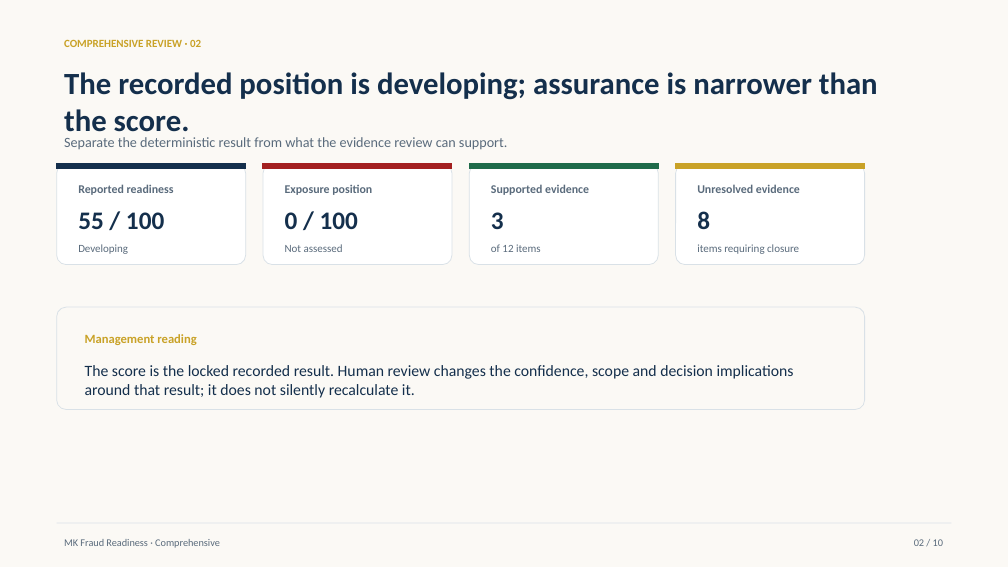
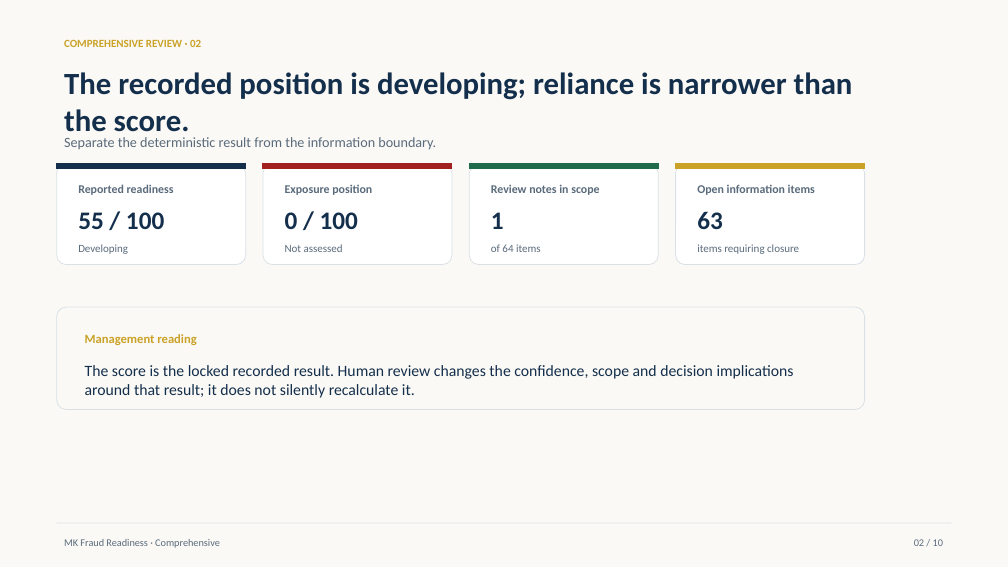
Before and after one commit to Tondani1995/mk-fraud-readiness-score, a slide deck: slide 2 of outputs/commercial-quality/comprehensive-executive-presentation.pptx. Drawn at 1008x567 pixels with LibreOffice and Linux fonts; fonts in the diff are those of the drawing. Boxes give left, top, right and bottom in pixels: in the first picture for what was removed or moved away, otherwise in the second. Text is boxed around its words. In the diff, an @@ line names an element or a change of style, - is before the commit and + after.

```diff
--- a/outputs/commercial-quality/comprehensive-executive-presentation.pptx
+++ b/outputs/commercial-quality/comprehensive-executive-presentation.pptx
@@ text at (64,72,853,139): text changed @@
-The recorded position is developing; assurance is narrower than the score.
+The recorded position is developing; reliance is narrower than the score.
@@ text at (64,137,436,149): text changed @@
-Separate the deterministic result from what the evidence review can support.
+Separate the deterministic result from the information boundary.
@@ text at (491,184,599,195): text changed @@
-Supported evidence
+Review notes in scope
@@ text at (697,185,815,195): text changed @@
-Unresolved evidence
+Open information items
@@ text at (491,212,504,229): text changed @@
-3
+1
@@ text at (697,211,723,229): text changed @@
-8
+63
@@ text at (491,244,541,252): text changed @@
-of 12 items
+of 64 items
```
Also in this commit, not shown: 8 other slides changed, 59 other files.
